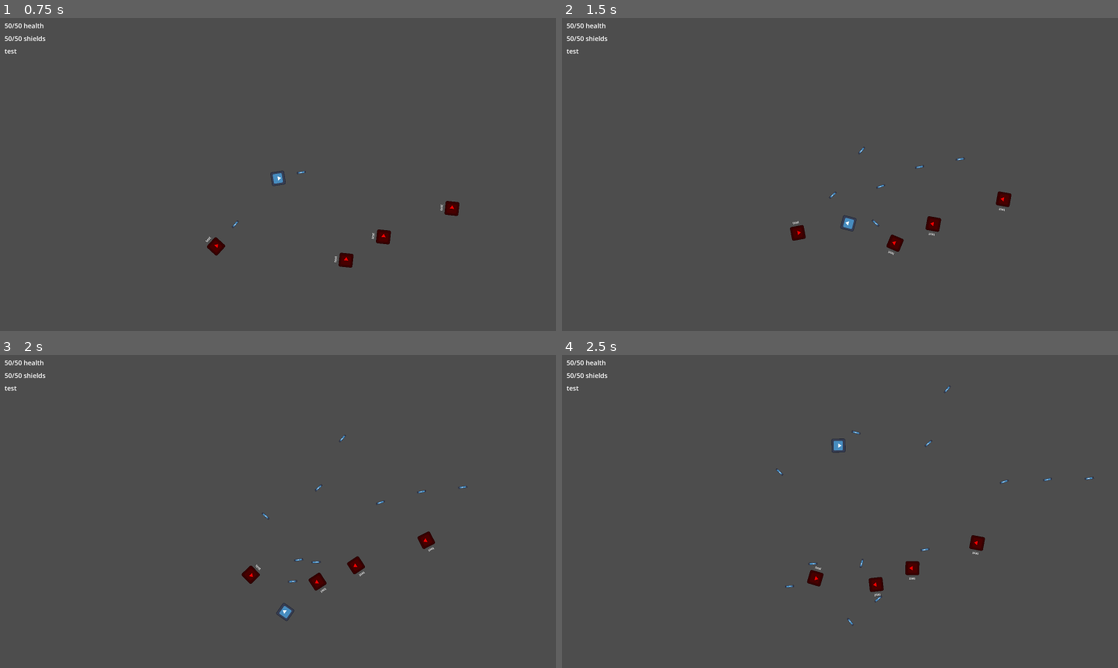
Above: before the commit, frames 1-4 (two rows, left to right).
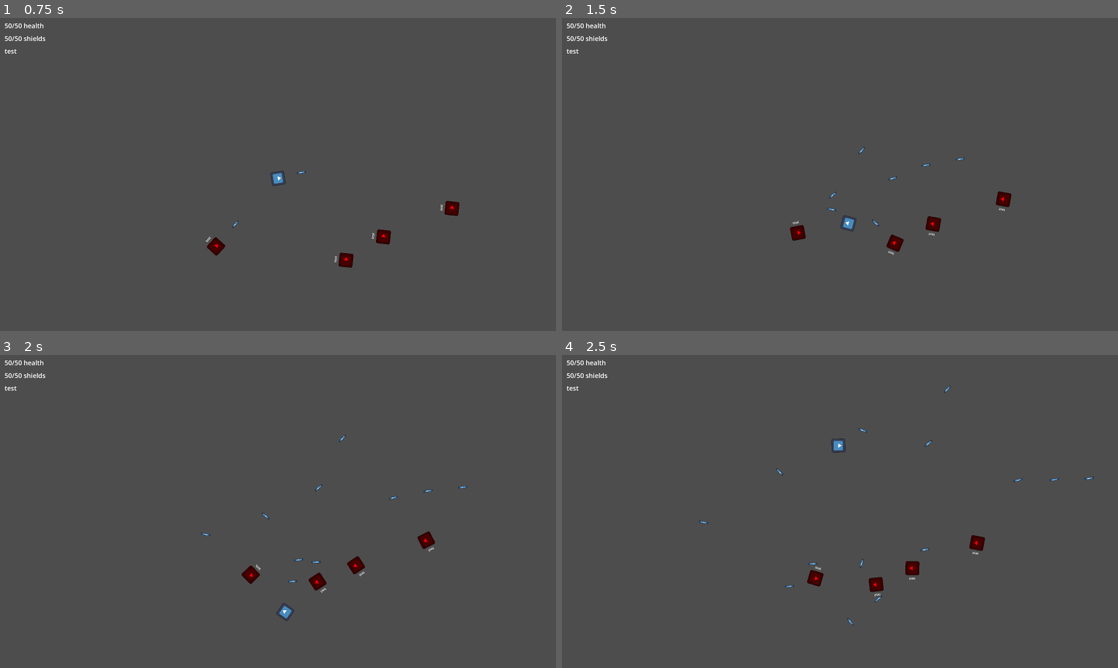
Above: after the commit, the same moments.

Repository: flappybird787/Nova-Pulse
Game: Godot game, scene res://scenes/test_scene.tscn
The game is run twice, just before and just after one commit, with the same random seed, the same clock (stepped at 60 frames per second) and the same inputs. The engine's default icon, where the game draws it, is replaced by a stand-in: a white triangle on a blue panel in a dark square.
Inputs (mouse positions are in pixels of both pictures, inside the frame that each line leads up to):
- Up to frame 1 (0.75 s): move the mouse to (400, 158) at 0.52 s; hold D (move_right) from 0.53 s (still down); hold F (primary_attack) from 0.53 s (still down)
- Up to frame 2 (1.5 s): move the mouse to (728, 190) at 1.27 s; release D (move_right) at 1.28 s; release F (primary_attack) at 1.28 s; hold A (move_left) from 1.28 s (still down); tap F (primary_attack) at 1.35 s
- Up to frame 3 (2 s): keep holding A (move_left)
- Up to frame 4 (2.5 s): move the mouse to (895, 442) at 2.02 s; release A (move_left) at 2.03 s; hold D (move_right) from 2.03 s (still down); hold F (primary_attack) from 2.03 s (still down)

Frame 1 is identical in both runs. In frame 2, less than 0.1% of the frame differs, in the area x 47-67%, y 46-62%; in frame 3, less than 0.1%; in frame 4, less than 0.1%, in the area x 24-90%, y 23-54%.

Commit message:
added turbolaser as a weapon option

Diff:
--- a/prefabs/player_ship.tscn
+++ b/prefabs/player_ship.tscn
@@ -7,7 +7,6 @@
 [ext_resource type="Script" uid="uid://1xb3hjxq8u07" path="res://scripts/components/map_edge_overflow_component.gd" id="4_iwps3"]
 [ext_resource type="Script" uid="uid://c4mljycdd8vir" path="res://scripts/components/health_component.gd" id="5_fto5i"]
 [ext_resource type="Script" uid="uid://2fvomf084pna" path="res://scripts/components/attack_trigger_component.gd" id="7_xkgcq"]
-[ext_resource type="PackedScene" uid="uid://1w1yjyyiatuf" path="res://prefabs/bullet.tscn" id="8_i7w2u"]
 [ext_resource type="Script" uid="uid://cbckntufcfkox" path="res://scripts/components/gui_manager_component.gd" id="9_gehul"]
 [ext_resource type="PackedScene" uid="uid://cgwrjfokpw8st" path="res://prefabs/upgrade_menu.tscn" id="10_ksl8n"]
 
@@ -57,7 +56,6 @@
 
 [node name="AttackTriggerComponent" type="Node" parent="." unique_id=1850881911 node_paths=PackedStringArray("position", "physics_body")]
 script = ExtResource("7_xkgcq")
-attack_scene = ExtResource("8_i7w2u")
 position = NodePath("../AttackPoint")
 physics_body = NodePath("..")
 attack_team = "PLAYER"
@@ -142,7 +140,7 @@
 rotation = -1.5707964
 
 [node name="PrimaryWeaponCooldownTimer" type="Timer" parent="." unique_id=1266770065]
-wait_time = 0.3
+wait_time = 0.25
 one_shot = true
 
 [node name="HealingTimer" type="Timer" parent="." unique_id=1471007299]
--- /dev/null
+++ b/prefabs/turbolaser.tscn
@@ -0,0 +1,76 @@
+[gd_scene format=3 uid="uid://biux6iqd8ja3i"]
+
+[ext_resource type="Script" uid="uid://b04jrjeu021kn" path="res://scripts/node_controllers/turbolaser.gd" id="1_8ycml"]
+[ext_resource type="Texture2D" uid="uid://biu7rr500qbyl" path="res://assets/icon.svg" id="2_fqjql"]
+
+[sub_resource type="RectangleShape2D" id="RectangleShape2D_44iiu"]
+size = Vector2(20, 84)
+
+[sub_resource type="RectangleShape2D" id="RectangleShape2D_8ycml"]
+size = Vector2(70, 84)
+
+[node name="Bullet" type="CharacterBody2D" unique_id=1337109926 node_paths=PackedStringArray("left", "right")]
+collision_layer = 0
+collision_mask = 0
+script = ExtResource("1_8ycml")
+damage = 3
+speed = 1200
+left = NodePath("Left")
+right = NodePath("Right")
+
+[node name="Timer" type="Timer" parent="." unique_id=453438577]
+wait_time = 5.0
+autostart = true
+
+[node name="Left" type="Node2D" parent="." unique_id=396722885]
+
+[node name="LeftEnemyArea" type="Area2D" parent="Left" unique_id=1830245049]
+collision_layer = 0
+
+[node name="CollisionShape2D" type="CollisionShape2D" parent="Left/LeftEnemyArea" unique_id=936004793]
+position = Vector2(25, 0)
+shape = SubResource("RectangleShape2D_44iiu")
+
+[node name="LeftPlayerArea" type="Area2D" parent="Left" unique_id=1035859050]
+collision_layer = 0
+collision_mask = 2
+
+[node name="CollisionShape2D" type="CollisionShape2D" parent="Left/LeftPlayerArea" unique_id=114436624]
+position = Vector2(25, 0)
+shape = SubResource("RectangleShape2D_44iiu")
+
+[node name="Sprite2D2" type="Sprite2D" parent="Left" unique_id=713453893]
+position = Vector2(-25, -3.8146973e-06)
+scale = Vector2(0.15625, 0.65625)
+texture = ExtResource("2_fqjql")
+
+[node name="Right" type="Node2D" parent="." unique_id=1140013853]
+
+[node name="RightEnemyArea" type="Area2D" parent="Right" unique_id=2101788382]
+collision_layer = 0
+
+[node name="CollisionShape2D" type="CollisionShape2D" parent="Right/RightEnemyArea" unique_id=2115043484]
+position = Vector2(25, 0)
+shape = SubResource("RectangleShape2D_44iiu")
+
+[node name="RightPlayerArea" type="Area2D" parent="Right" unique_id=2138327351]
+collision_layer = 0
+collision_mask = 2
+
+[node name="CollisionShape2D" type="CollisionShape2D" parent="Right/RightPlayerArea" unique_id=2000619456]
+position = Vector2(25, 0)
+shape = SubResource("RectangleShape2D_44iiu")
+
+[node name="Sprite2D" type="Sprite2D" parent="Right" unique_id=1493556652]
+position = Vector2(25, -3.0398369e-06)
+scale = Vector2(0.15625, 0.65625)
+texture = ExtResource("2_fqjql")
+
+[node name="CollisionShape2D" type="CollisionShape2D" parent="." unique_id=1254112299]
+shape = SubResource("RectangleShape2D_8ycml")
+
+[connection signal="timeout" from="Timer" to="." method="_on_timer_timeout"]
+[connection signal="body_entered" from="Left/LeftEnemyArea" to="." method="_on_left_enemy_area_body_entered"]
+[connection signal="body_entered" from="Left/LeftPlayerArea" to="." method="_on_left_player_area_body_entered"]
+[connection signal="body_entered" from="Right/RightEnemyArea" to="." method="_on_right_enemy_area_body_entered"]
+[connection signal="body_entered" from="Right/RightPlayerArea" to="." method="_on_right_player_area_body_entered"]
--- a/scripts/components/attack_trigger_component.gd
+++ b/scripts/components/attack_trigger_component.gd
@@ -1,7 +1,7 @@
 extends Node
 class_name AttackTriggerComponent
 
-@export var attack_scene : PackedScene
+@export var attack_scene : PackedScene = load("res://prefabs/bullet.tscn")
 
 @export var position : Marker2D
 
@@ -23,3 +23,6 @@
 func apply_upgrades(upgrade : UpgradeBase):
 	if upgrade.upgrade_name == "Damage Booster":
 		damage_multiplier += 1
+
+	if upgrade.upgrade_name == "Turbolaser":
+		attack_scene = load("res://prefabs/turbolaser.tscn")
--- /dev/null
+++ b/scripts/node_controllers/turbolaser.gd
@@ -0,0 +1,53 @@
+extends CharacterBody2D
+class_name Turbolaser
+
+@export var damage = 0
+
+@export var speed = 0
+
+## set this to PLAYER or ENEMY
+@export var type : String
+
+@export var left : Node2D
+
+@export var right : Node2D
+
+func _physics_process(delta: float) -> void:
+	velocity = transform.y * speed
+	move_and_slide()
+
+
+func _on_timer_timeout() -> void:
+	queue_free()
+
+
+func _on_left_player_area_body_entered(body: Node2D) -> void:
+	if type == "ENEMY":
+
+		body.health_component.deal_damage(damage)
+
+		left.queue_free()
+
+
+func _on_left_enemy_area_body_entered(body: Node2D) -> void:
+	if type == "PLAYER":
+
+		body.health_component.deal_damage(damage)
+
+		left.queue_free()
+
+
+func _on_right_player_area_body_entered(body: Node2D) -> void:
+	if type == "ENEMY":
+
+		body.health_component.deal_damage(damage)
+
+		right.queue_free()
+
+
+func _on_right_enemy_area_body_entered(body: Node2D) -> void:
+	if type == "PLAYER":
+
+		body.health_component.deal_damage(damage)
+
+		right.queue_free()
Not shown, added: scripts/node_controllers/turbolaser.gd.uid
